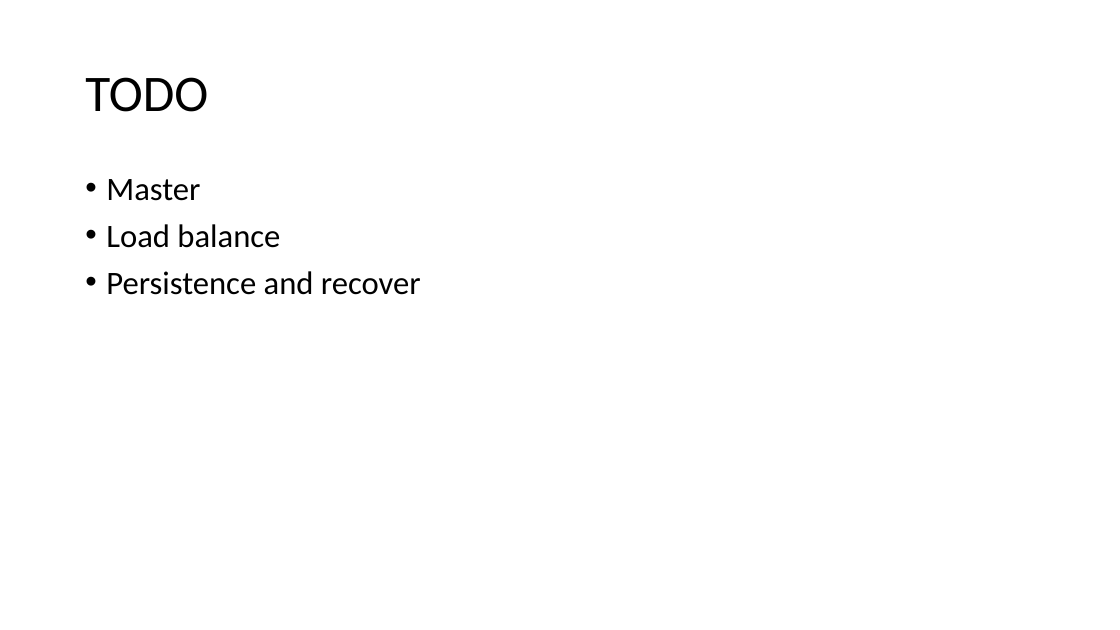
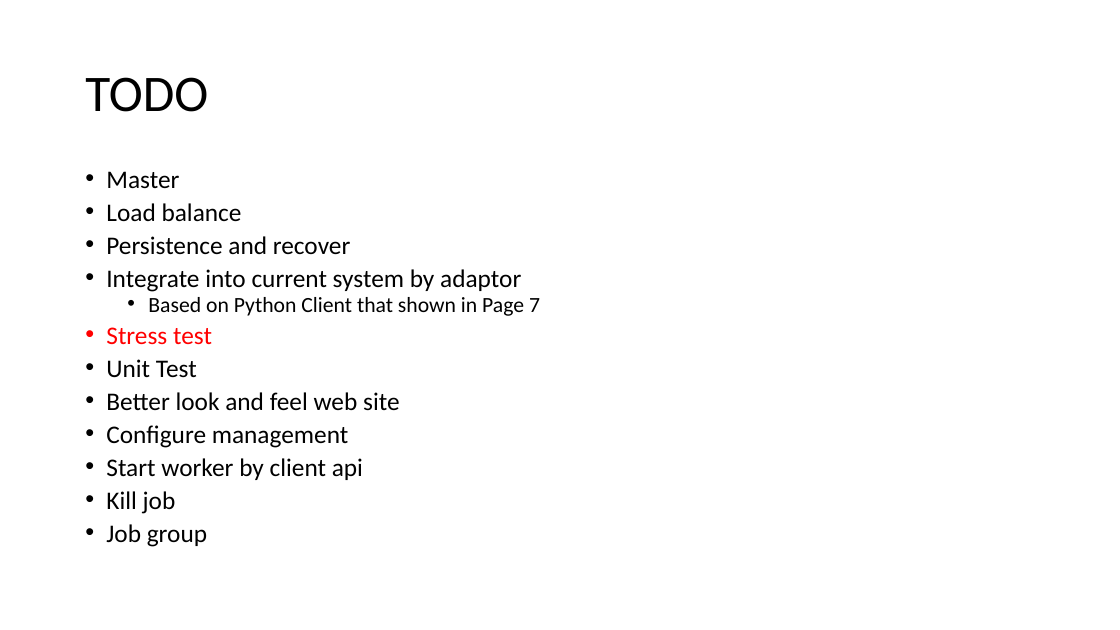
Before and after one commit to 465583030/GoCRMS, a slide deck: slide 12 of doc/GoCRMS.pptx (slide 11 before the commit). Drawn at 1120x630 pixels with LibreOffice and Linux fonts; fonts in the diff are those of the drawing. Boxes give left, top, right and bottom in pixels: in the first picture for what was removed or moved away, otherwise in the second. Text is boxed around its words. In the diff, an @@ line names an element or a change of style, - is before the commit and + after.

Commit message:
add performance test; IDE use Goland and PyCharm

```diff
--- a/doc/GoCRMS.pptx
+++ b/doc/GoCRMS.pptx
@@ text at (x1=106, y1=171, x2=350, y2=255): size 28 to 21.7 pt in "Master", "Load balance", "Persistence and recover"; line spacing 0.9 to 0.7 @@
@@ text at (x1=106, y1=269, x2=540, y2=547): paragraphs added @@
+• Integrate into current system by adaptor
+  • Based on Python Client that shown in Page 7
+• Stress test
+• Unit Test
+• Better look and feel web site
+• Configure management
+• Start worker by client api
+• Kill job
+• Job group
```
Also in this commit, not shown: 7 other slides changed, 1 slide added, 7 other files.
